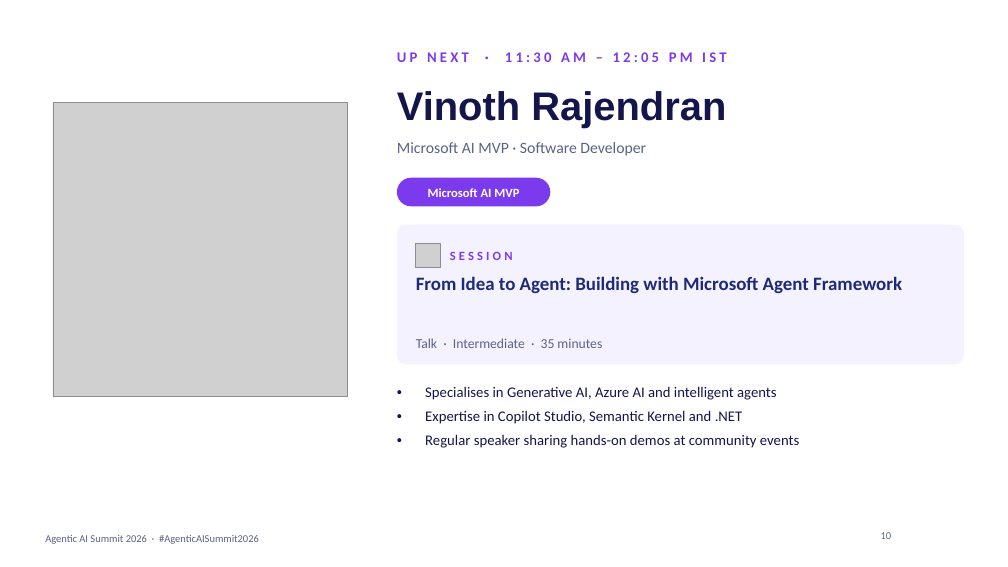
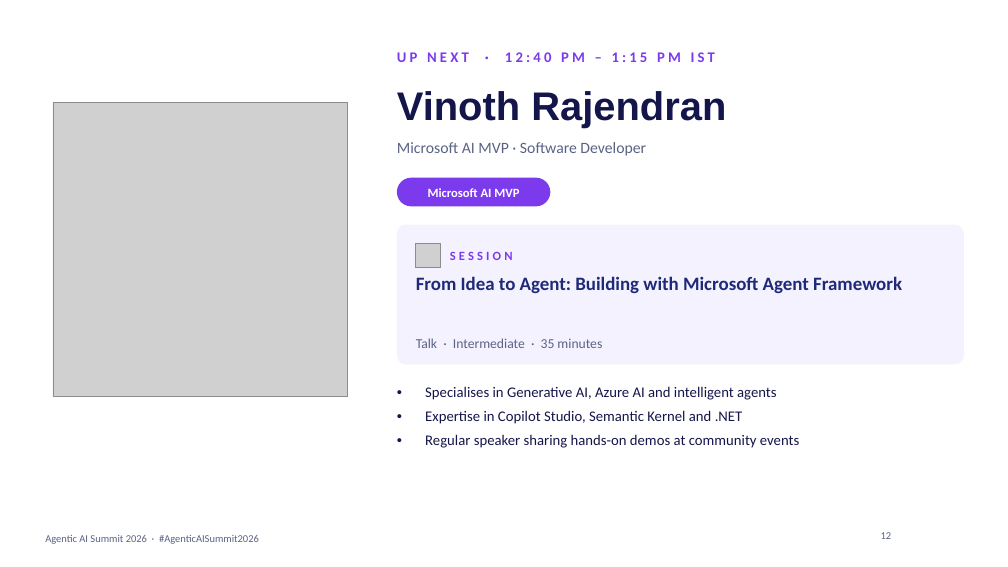
Before and after one commit to prathapm14/agentic-ai-summit-2026, a slide deck: slide 12 of slides/agentic-ai-summit-2026-host-deck.pptx (slide 10 before the commit). Drawn at 1008x567 pixels with LibreOffice and Linux fonts; fonts in the diff are those of the drawing; grey boxes stand for pictures; background and template pictures are left out. Boxes give left, top, right and bottom in pixels: in the first picture for what was removed or moved away, otherwise in the second. Text is boxed around its words. In the diff, an @@ line names an element or a change of style, - is before the commit and + after.

```diff
--- a/slides/agentic-ai-summit-2026-host-deck.pptx
+++ b/slides/agentic-ai-summit-2026-host-deck.pptx
@@ text at (397,52,715,62): text changed @@
-UP NEXT · 11:30 AM – 12:05 PM IST
+UP NEXT · 12:40 PM – 1:15 PM IST
@@ page number at (881,532,892,539): text changed @@
-10
+12
```
Also in this commit, not shown: 9 other slides changed, 25 other files.
